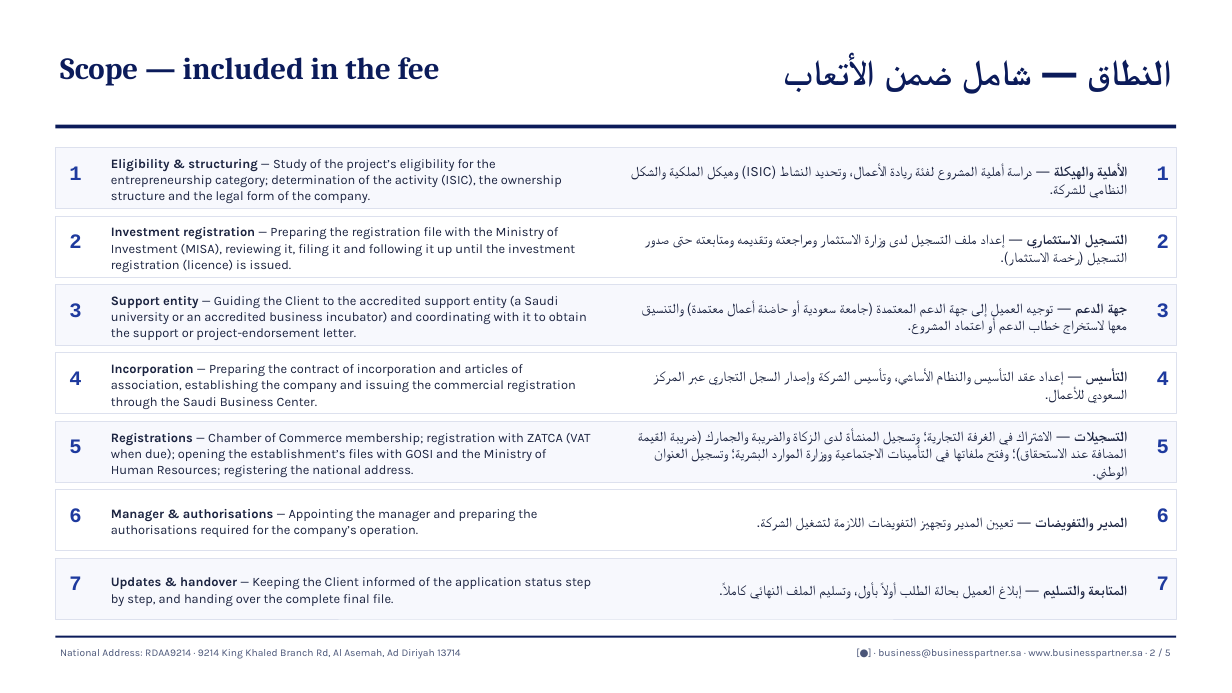
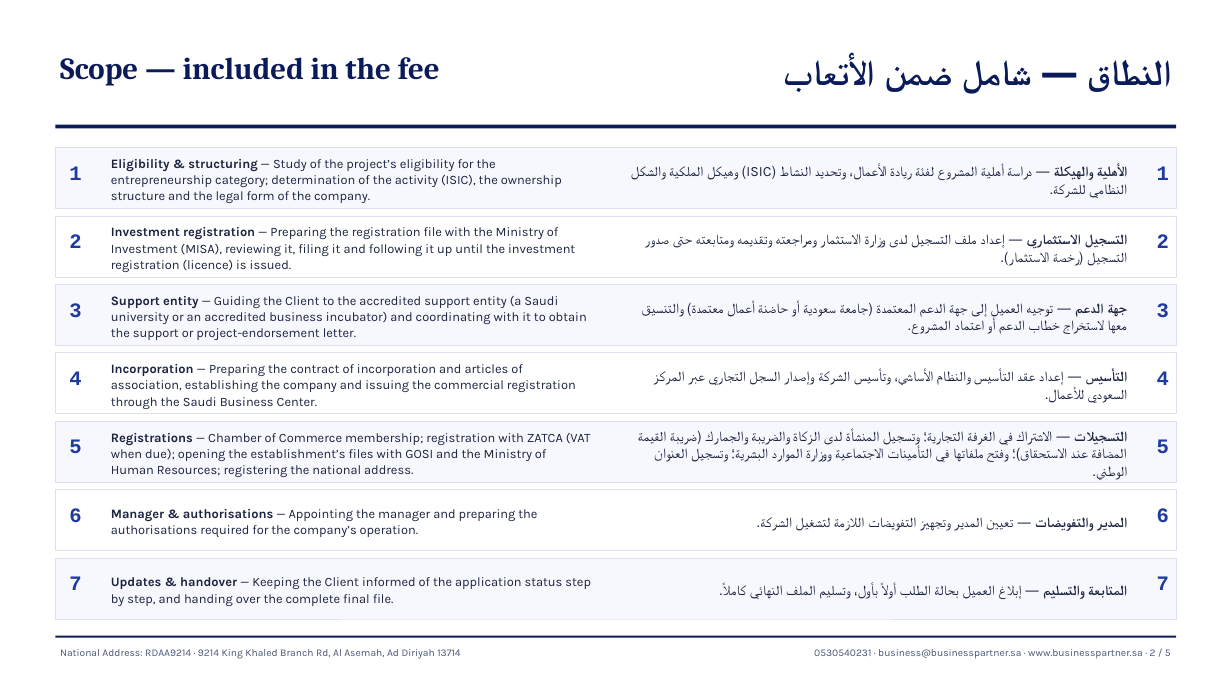
Before and after one commit to businessKSA/business-partner-sa, a slide deck: slide 2 of docs/sales/cases/2026-10-31-yamani-entrepreneur/out/01-Quotation-slides.pptx. Drawn at 1232x693 pixels with LibreOffice and Linux fonts; fonts in the diff are those of the drawing. Boxes give left, top, right and bottom in pixels: in the first picture for what was removed or moved away, otherwise in the second. Text is boxed around its words. In the diff, an @@ line names an element or a change of style, - is before the commit and + after.

```diff
--- a/docs/sales/cases/2026-10-31-yamani-entrepreneur/out/01-Quotation-slides.pptx
+++ b/docs/sales/cases/2026-10-31-yamani-entrepreneur/out/01-Quotation-slides.pptx
@@ text at (814, 649, 1171, 658): text changed @@
-[●] · business@businesspartner.sa · www.businesspartner.sa · 2 / 5
+0530540231 · business@businesspartner.sa · www.businesspartner.sa · 2 / 5
```
Also in this commit, not shown: 3 other slides changed, 12 other files.
